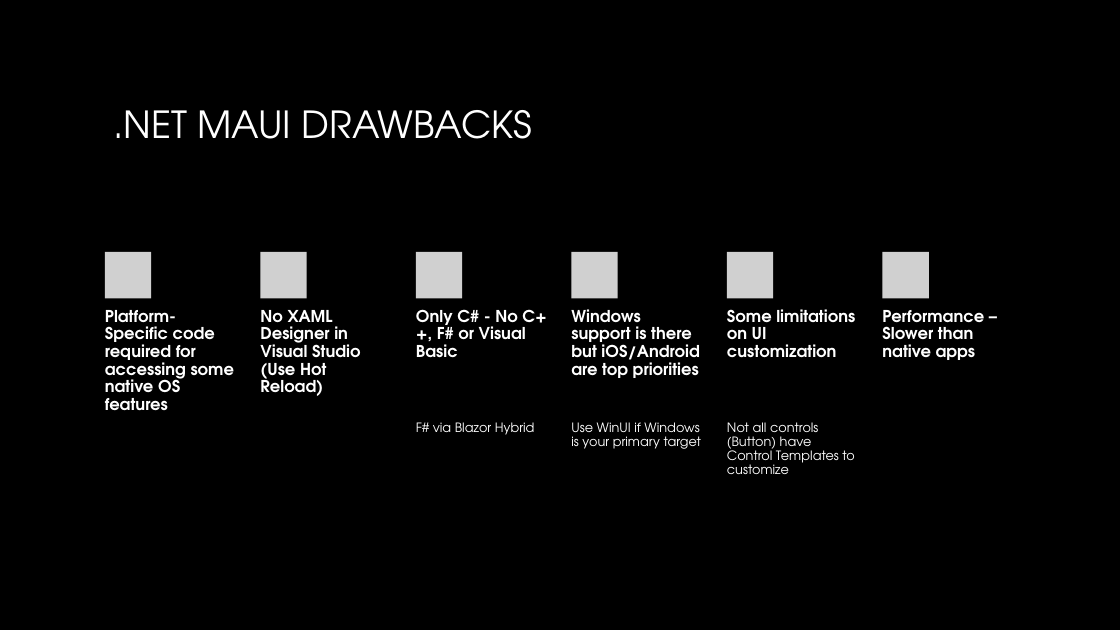
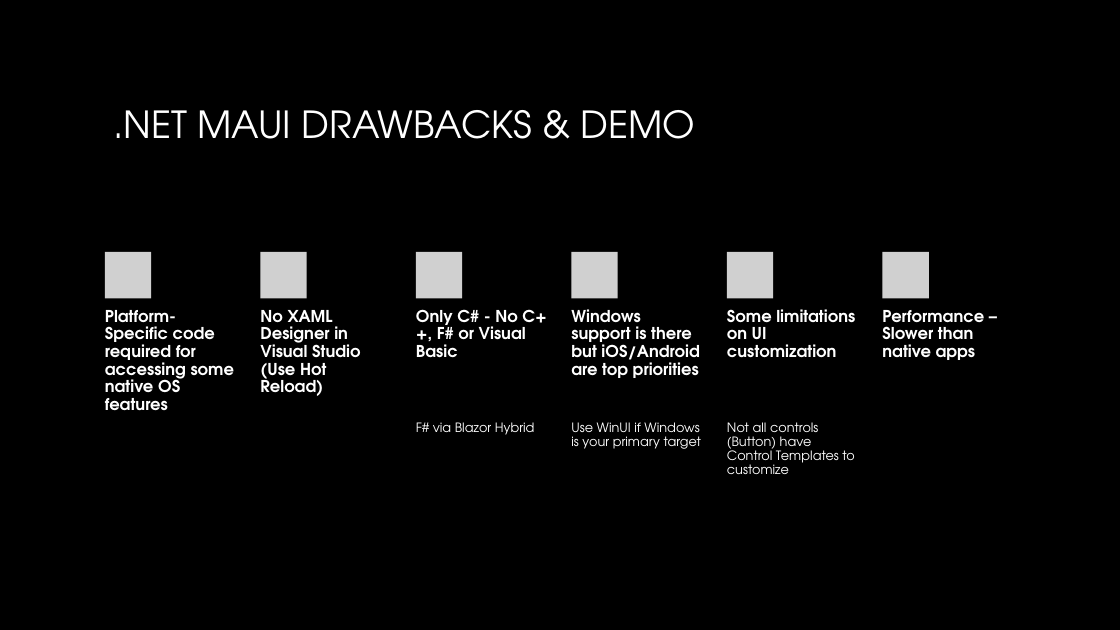
Before and after one commit to alvinashcraft/speaking, a slide deck: slide 14 of 2024/0221_BostonDotNetArch/Building a Native App for Windows - Boston .NET Arch UG.pptx. Drawn at 1120x630 pixels with LibreOffice and Linux fonts; fonts in the diff are those of the drawing; grey boxes stand for pictures; background and template pictures are left out. Boxes give left, top, right and bottom in pixels: in the first picture for what was removed or moved away, otherwise in the second. Text is boxed around its words. In the diff, an @@ line names an element or a change of style, - is before the commit and + after.

```diff
--- a/2024/0221_BostonDotNetArch/Building a Native App for Windows - Boston .NET Arch UG.pptx
+++ b/2024/0221_BostonDotNetArch/Building a Native App for Windows - Boston .NET Arch UG.pptx
@@ title at <box>113,110,696,139</box>: text changed @@
-.NET MAUI DRAWBACKS
+.NET MAUI DRAWBACKS & DEMO
```
Also in this commit, not shown: 9 other slides changed, 1 slide added.
